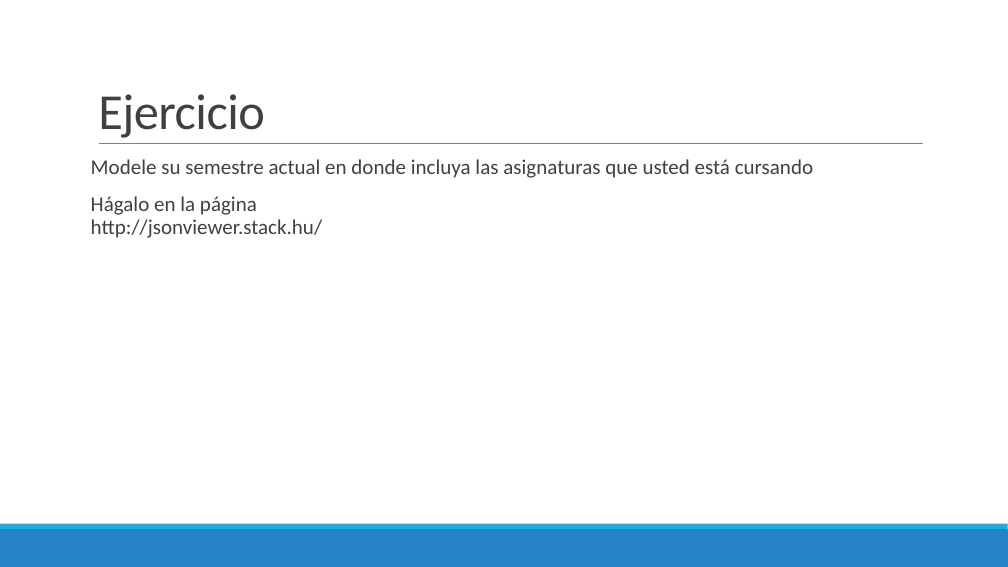
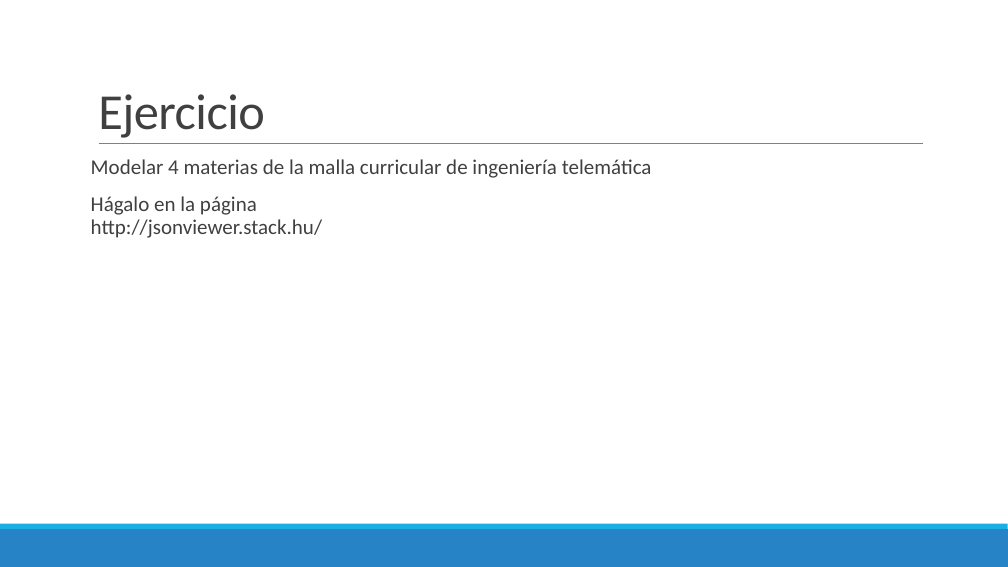
Before and after one commit to Domiciano/PrograRed201, a slide deck: slide 13 of Semana 4/Presentación.pptx (slide 15 before the commit). Drawn at 1008x567 pixels with LibreOffice and Linux fonts; fonts in the diff are those of the drawing. Boxes give left, top, right and bottom in pixels: in the first picture for what was removed or moved away, otherwise in the second. Text is boxed around its words. In the diff, an @@ line names an element or a change of style, - is before the commit and + after.

```diff
--- a/Semana 4/Presentación.pptx
+++ b/Semana 4/Presentación.pptx
@@ text at <box>91,159,652,178</box>: text changed @@
-Modele su semestre actual en donde incluya las asignaturas que usted está cursando
+Modelar 4 materias de la malla curricular de ingeniería telemática
```
Also in this commit, not shown: 23 other files.
